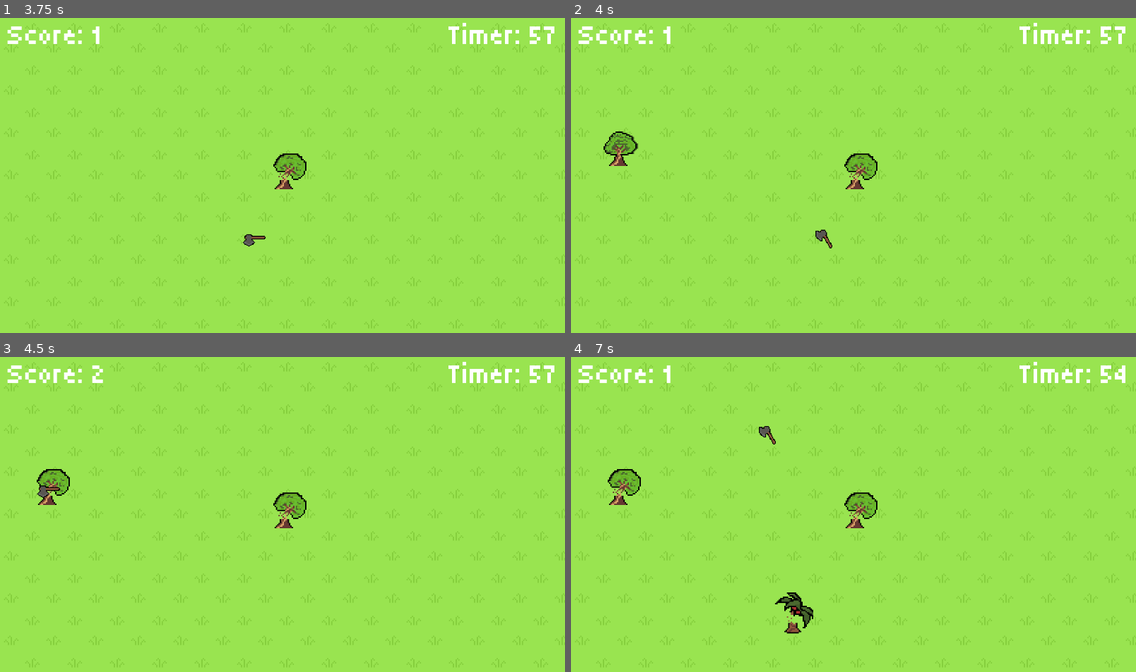
Above: before the commit, frames 1-4 (two rows, left to right).
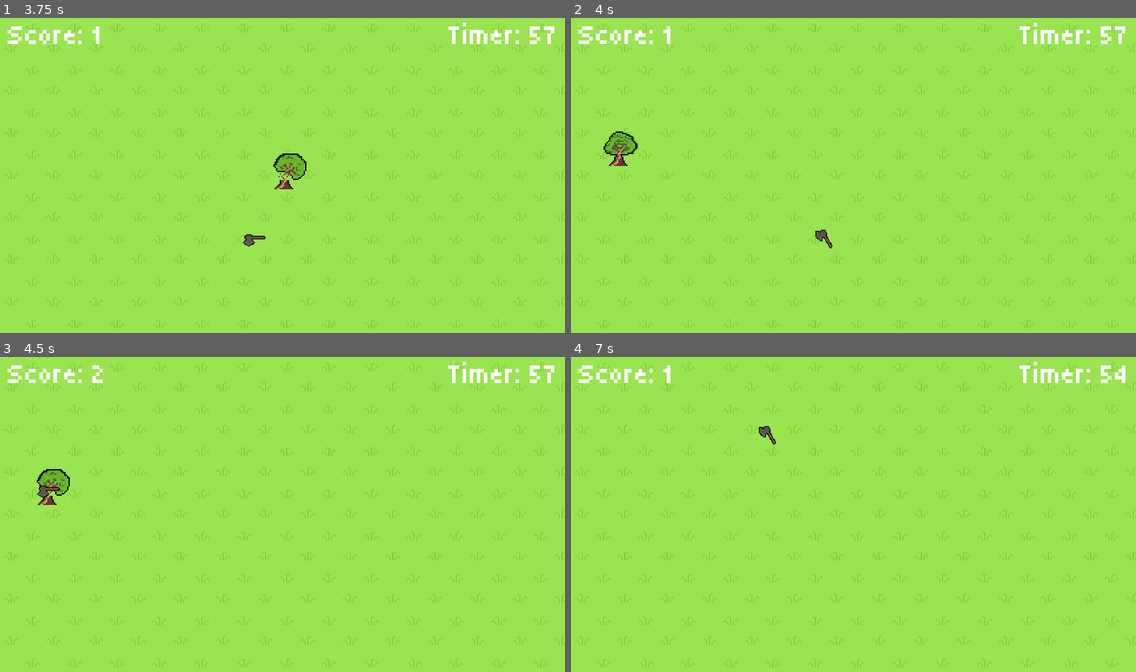
Above: after the commit, the same moments.

Repository: Blitzshooters/nyawit
Game: Godot game, scene res://Scenes/main.tscn
Two runs of this game, one before a commit and one after it. Both use one fixed random seed, a clock stepped at 60 frames per second and the inputs below. Sound files missing from this copy of the repository are replaced by a short silence.
Inputs (mouse positions are in pixels of both pictures, inside the frame that each line leads up to):
- Up to frame 1 (3.75 s): click (282, 147) at 0.5 s; tap Enter at 1.25, 2.75 s; move the mouse to (406, 159) at 1.27 s; click (406, 159) at 1.42 s; tap Space at 2, 3.5 s; move the mouse to (169, 191) at 2.02 s; click (169, 191) at 2.17 s; move the mouse to (282, 175) at 2.77 s; click (282, 175) at 2.92 s; move the mouse to (254, 238) at 3.52 s; click (254, 238) at 3.67 s
- Up to frame 2 (4 s): no input
- Up to frame 3 (4.5 s): move the mouse to (50, 489) at 4.27 s; click (50, 489) at 4.42 s
- Up to frame 4 (7 s): tap Enter at 5 s; move the mouse to (684, 467) at 5.02 s; click (684, 467) at 5.17 s; move the mouse to (791, 612) at 5.77 s; click (791, 612) at 5.92 s; tap Space at 6.5 s; move the mouse to (768, 435) at 6.52 s; click (768, 435) at 6.67 s

Frame 1 is identical in both runs. In frame 2, 0.4% of the frame differs, in the area x 48-55%, y 42-55%; in frame 3, 0.4%; in frame 4, 1.3%, in the area x 6-55%, y 35-88%.

Commit message:
fix: ensure tree and sawit disappear exactly 1 second after cutdown (bypassing animation_finished loop check)

Diff:
--- a/Scripts/sawit.gd
+++ b/Scripts/sawit.gd
@@ -26,12 +26,9 @@
 		_alive = false
 		emit_signal("clicked", self)
 		sprite.play("cutdown")
-		sprite.animation_finished.connect(_on_cutdown_done)
+		await get_tree().create_timer(1.0).timeout
+		queue_free()
 
 func _die_expired() -> void:
 	_alive = false
 	queue_free()
-
-func _on_cutdown_done() -> void:
-	await get_tree().create_timer(1.0).timeout
-	queue_free()
--- a/Scripts/tree.gd
+++ b/Scripts/tree.gd
@@ -26,12 +26,9 @@
 		_alive = false
 		emit_signal("clicked", self)
 		sprite.play("cutdown")
-		sprite.animation_finished.connect(_on_cutdown_done)
+		await get_tree().create_timer(1.0).timeout
+		queue_free()
 
 func _die_expired() -> void:
 	_alive = false
 	queue_free()
-
-func _on_cutdown_done() -> void:
-	await get_tree().create_timer(1.0).timeout
-	queue_free()
